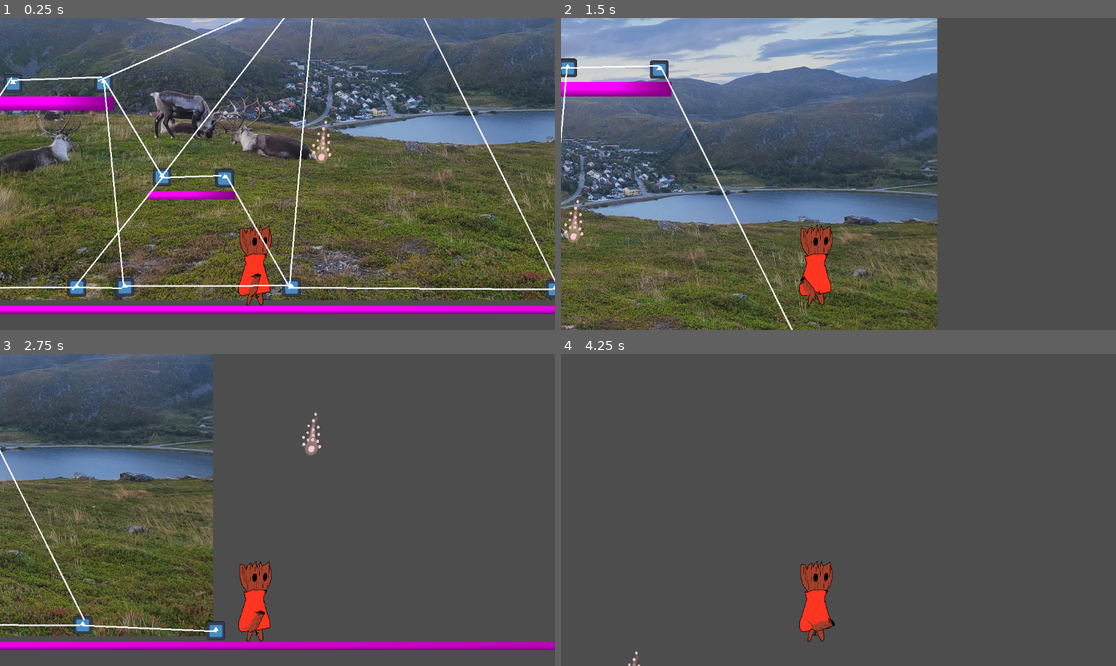
Above: before the commit, frames 1-4 (two rows, left to right).
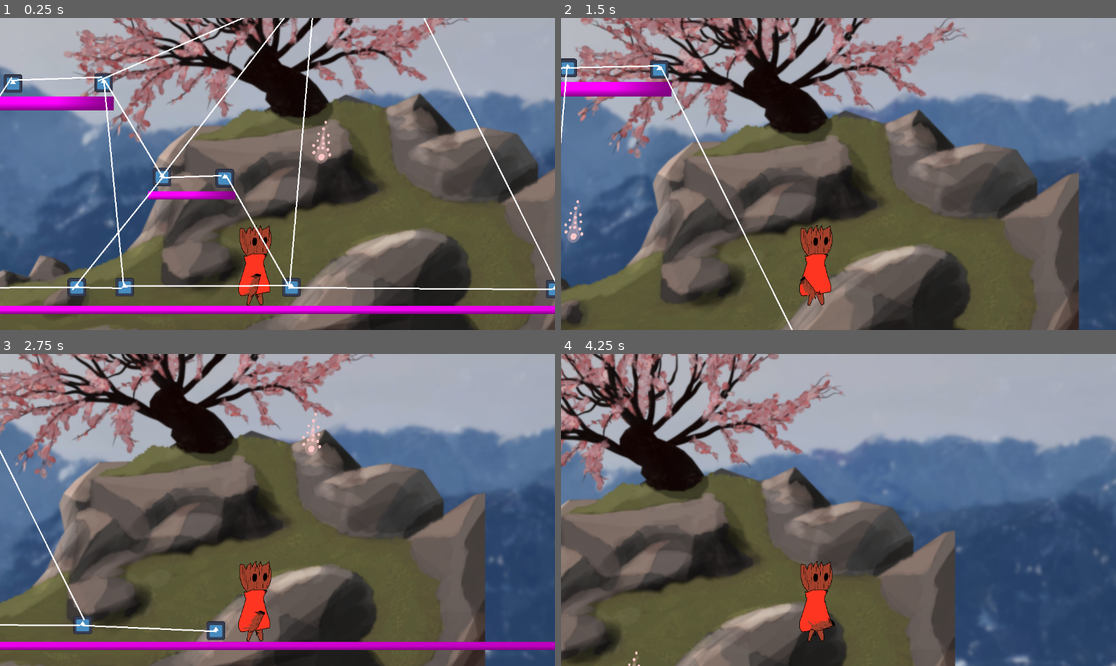
Above: after the commit, the same moments.

Repository: Q1-Studios/TreeVolution
Game: Godot game, scene res://src/scenes/map.tscn
Two runs of this game, one before a commit and one after it. Both use one fixed random seed, a clock stepped at 60 frames per second and the inputs below. The engine's default icon, where the game draws it, is replaced by a stand-in: a white triangle on a blue panel in a dark square.
Inputs (mouse positions are in pixels of both pictures, inside the frame that each line leads up to):
- Up to frame 1 (0.25 s): no input
- Up to frame 2 (1.5 s): tap Enter at 0.5 s; move the mouse to (960, 158) at 0.52 s; hold D (moveRight) from 0.53 s (still down); tap X (Pollen ability) at 0.6 s; tap Up (jump) at 0.77 s; move the mouse to (727, 189) at 1.27 s; click (727, 189) at 1.35 s
- Up to frame 3 (2.75 s): tap Up (jump) at 1.52 s; move the mouse to (333, 441) at 2.02 s; release D (moveRight) at 2.03 s; hold A (moveLeft) from 2.03 s (still down); tap X (Pollen ability) at 2.1 s
- Up to frame 4 (4.25 s): move the mouse to (810, 572) at 2.77 s; release A (moveLeft) at 2.78 s; hold D (moveRight) from 2.78 s (still down); click (810, 572) at 2.85 s; tap Up (jump) at 3.02, 3.77 s; move the mouse to (1005, 556) at 3.52 s; tap X (Pollen ability) at 3.6 s

The runs differ from the first frame. In frame 1, 75% of the frame differs, in the area x 0-100%, y 0-100%; in frame 2, 78%; in frame 3, 71%; in frame 4, 77%.

Commit message:
hab i fertig commit i merge conflict

Diff:
--- a/src/scenes/map.tscn
+++ b/src/scenes/map.tscn
@@ -1,7 +1,9 @@
 [gd_scene format=3 uid="uid://cetum6xiv4va7"]
 
+[ext_resource type="Texture2D" uid="uid://d26055wco2ru" path="res://src/assets/2D/bgart/IMG-20260223-WA0006_0_blur.jpg" id="1_2ckrn"]
 [ext_resource type="PackedScene" uid="uid://ke7q6souawdw" path="res://src/scenes/Player.tscn" id="1_b4rpm"]
 [ext_resource type="Texture2D" uid="uid://c11lwfwwa6gn6" path="res://src/assets/2D/20240906_192505.jpg" id="1_edtax"]
+[ext_resource type="Texture2D" uid="uid://ddde1je58fddi" path="res://src/assets/2D/bgart/paintedover_final_v2_blur.png" id="2_k6avn"]
 [ext_resource type="PackedScene" uid="uid://c8t1dliv5np68" path="res://src/scenes/Pollen.tscn" id="3_3tm0b"]
 [ext_resource type="Script" uid="uid://dqu5cy7br5u0v" path="res://src/scripts/graph.gd" id="4_ahmr2"]
 [ext_resource type="PackedScene" uid="uid://dw2mlohk64blx" path="res://src/scenes/vertex.tscn" id="5_ahmr2"]
@@ -25,7 +27,26 @@
 
 [node name="Node2D" type="Node2D" unique_id=1829873154]
 
-[node name="Sprite2D" type="Sprite2D" parent="." unique_id=468748651]
+[node name="VisualBackGround" type="Node2D" parent="." unique_id=1155806893]
+
+[node name="Parallax2D2" type="Parallax2D" parent="VisualBackGround" unique_id=1920472163]
+scroll_scale = Vector2(0.05, 0.05)
+
+[node name="Img20260223Wa0006" type="Sprite2D" parent="VisualBackGround/Parallax2D2" unique_id=1918520174]
+position = Vector2(-560, -376)
+scale = Vector2(2.0246282, 2.0246282)
+texture = ExtResource("1_2ckrn")
+
+[node name="Parallax2D" type="Parallax2D" parent="VisualBackGround" unique_id=1555611666]
+scroll_scale = Vector2(0.2, 0.2)
+
+[node name="PaintedoverFinalV2Blur" type="Sprite2D" parent="VisualBackGround/Parallax2D" unique_id=1741971416]
+position = Vector2(-545, -260)
+scale = Vector2(1.6155555, 1.6155556)
+texture = ExtResource("2_k6avn")
+
+[node name="Sprite2D" type="Sprite2D" parent="VisualBackGround" unique_id=468748651]
+visible = false
 visibility_layer = 512
 position = Vector2(0, -500)
 scale = Vector2(1.415, 1.415)
@@ -214,5 +235,6 @@
 [node name="Node2D18" parent="MapHolder/G/E/dropdown" unique_id=2024860064 instance=ExtResource("6_f1v2q")]
 points = PackedVector2Array(-1032, 1020, -1169, -404)
 onlyDown = true
+
 [connection signal="area_entered" from="Pollen" to="Player" method="_on_pollen_detection_area_entered"]
 [connection signal="area_exited" from="Pollen" to="Player" method="_on_pollen_detection_area_exited"]
Binary file added: src/assets/2D/bgart/IMG-20260223-WA0006_0_blur.jpg
Not shown, added: src/assets/2D/bgart/IMG-20260223-WA0006_0_blur.jpg.import
Binary file added: src/assets/2D/bgart/paintedover_final_v2_blur.png
Not shown, added: src/assets/2D/bgart/paintedover_final_v2_blur.png.import
